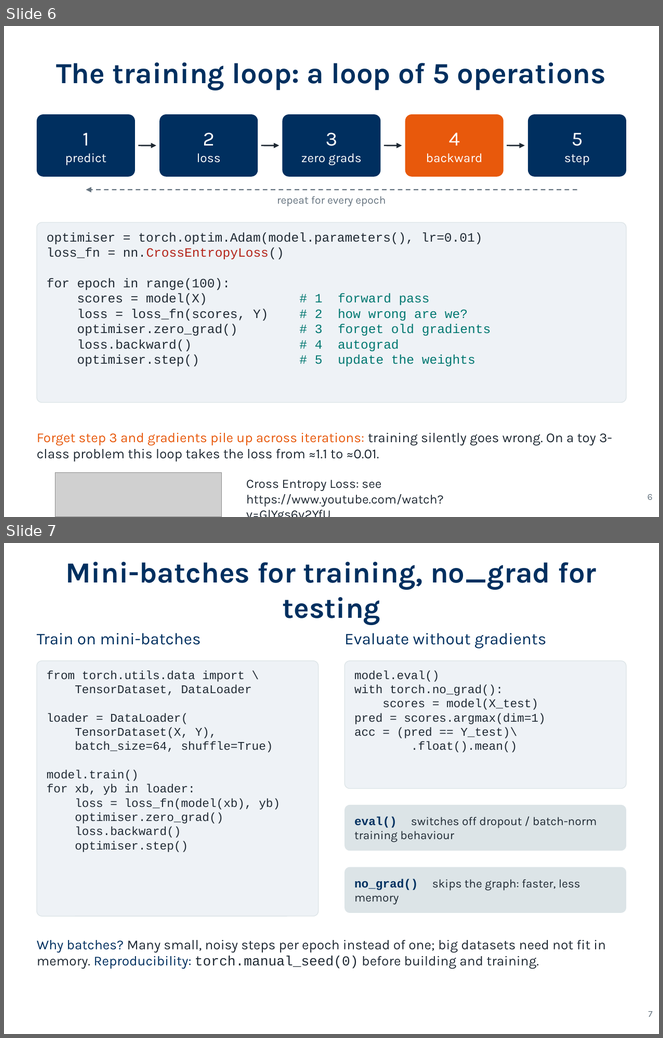
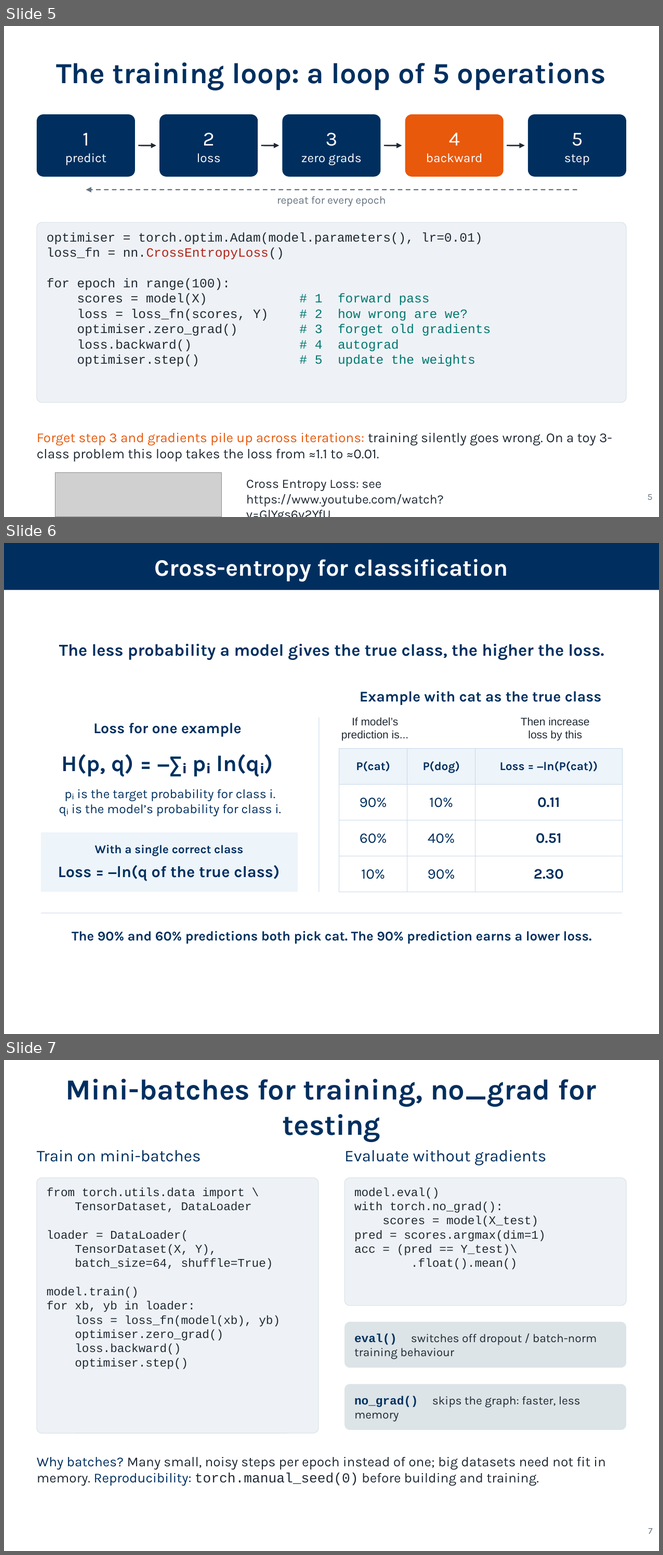
Before and after one commit to giorginolab/AI-qbio-classes, a slide deck: classes/3_rnn_targeting/rnn_targeting_slides.pptx. Shown one above the other, each under a label of ours: slides 6 and 7 before the commit, slides 5, 6 and 7 after it. The pictures are 663x1038 and 663x1555 pixels, drawn with LibreOffice and Linux fonts; fonts in the diff are those of the drawing; grey boxes stand for pictures. Boxes give left, top, right and bottom in pixels: in the first picture for what was removed or moved away, otherwise in the second. Text is boxed around its words. In the diff, an @@ line names an element or a change of style, - is before the commit and + after.

```diff
--- a/classes/3_rnn_targeting/rnn_targeting_slides.pptx
+++ b/classes/3_rnn_targeting/rnn_targeting_slides.pptx
@@ slide 6 added at (4,543,659,1034), background #FFFFFF @@
@@ rectangle added at (4,543,659,590), fill #002F5F @@
@@ text added at (155,559,508,582), 25.9 pt, text #FFFFFF, bold @@
+Cross-entropy for classification
@@ text added at (59,644,604,660), 18.6 pt, text #002F5F, bold @@
+The less probability a model gives the true class, the higher the loss.
@@ text added at (360,691,602,705), 16.3 pt, text #002F5F, bold @@
+Example with cat as the true class
@@ text added at (93,723,242,737), 16.3 pt, text #002F5F, bold @@
+Loss for one example
@@ rectangle added at (319,717,319,891), fill #C7D7E7 @@
@@ text added at (341,717,409,741), 12 pt, text #1F2933 @@
+If model’s prediction is...
@@ text added at (521,717,590,741), 12 pt, text #1F2933 @@
+Then increase loss by this
@@ text added at (62,754,260,777), 24.8 pt, text #002F5F, bold @@
+H(p, q) = −∑ᵢ pᵢ ln(qᵢ)
@@ table added at (339,749,622,892), 4 rows, 3 columns @@
+P(cat) | P(dog) | Loss = −ln(P(cat))
+90% | 10% | 0.11
+60% | 40% | 0.51
+10% | 90% | 2.30
@@ text added at (72,789,281,817), 14.1 pt, text #002F5F @@
+pᵢ is the target probability for class i.
+qᵢ is the model’s probability for class i.
@@ rectangle added at (41,833,297,892), fill #EDF4FA @@
@@ text added at (95,845,243,857), 12.9 pt, text #002F5F, bold @@
+With a single correct class
@@ text added at (58,865,280,882), 17.4 pt, text #002F5F, bold @@
+Loss = −ln(q of the true class)
@@ rectangle added at (41,913,622,914), fill #C7D7E7 @@
@@ text added at (72,931,592,944), 14.6 pt, text #002F5F, bold @@
+The 90% and 60% predictions both pick cat. The 90% prediction earns a lower loss.
@@ what was slide 6 is now slide 5 @@
@@ page number at (648,495,653,500): text changed @@
-6
+5
```
Also in this commit, not shown: 2 slides changed.
